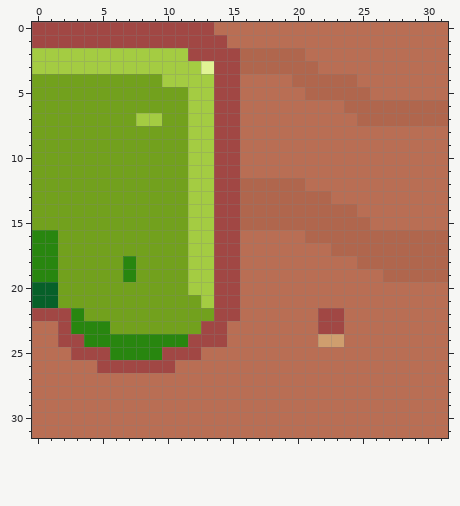
Pixel-art sprite: res/images/Tileset/OtherThing2.png. That is the earlier state.
The file is 32x32 pixels.
And afterwards:
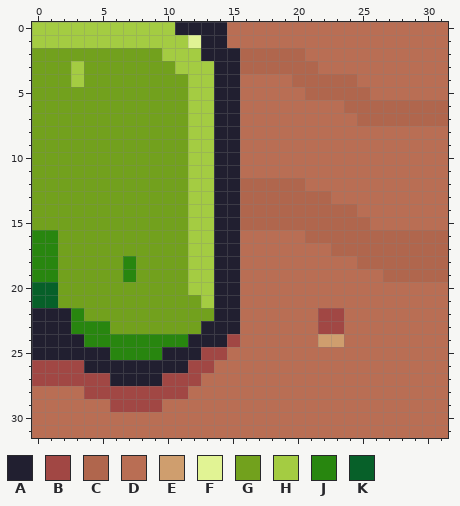
Palette (. is transparent): A #211f30  B #a14744  C #b0664d  D #b96e54  E #cf9e6e  F #e1f394  G #72a11d  H #a4cc42  J #28860f  K #076029
Diff:
Colour A replaces colour B in row 0 at x 11 to 13; in row 1 at x 13 to 14; in row 2 at x 13 to 15; in rows 3 to 21 at x 14 to 15; in row 22 at x 0 to 2 and 14 to 15; in row 23 at x 2 and 13 to 14.
Colour A replaces colour B in row 24 at x 2 to 3 and 12 to 14; in row 25 at x 3 to 5 and 10 to 12; in row 26 at x 5 to 10.
Colour A replaces colour D in row 0 at x 14; in row 23 at x 0 to 1 and 15; in row 24 at x 0 to 1; in row 25 at x 0 to 2; in row 26 at x 4 and 11; in row 27 at x 6 to 9.
Colour B replaces colour D in row 24 at x 15; in row 25 at x 13 to 14; in row 26 at x 0 to 3 and 12 to 13; in row 27 at x 0 to 5 and 10 to 12; in row 28 at x 4 to 11; in row 29 at x 6 to 9.
Colour F replaces colour B in row 1 at x 12.
Colour G replaces colour H in row 2 at x 0 to 9; in row 3 at x 0 to 2 and 4 to 10; in row 4 at x 10 to 11; in row 7 at x 8 to 9.
Colour H replaces colour B in row 0 at x 0 to 10; in row 1 at x 0 to 11; in row 2 at x 12.
Colour H replaces colour F in row 3 at x 13.
Colour H replaces colour G in row 4 at x 3.
